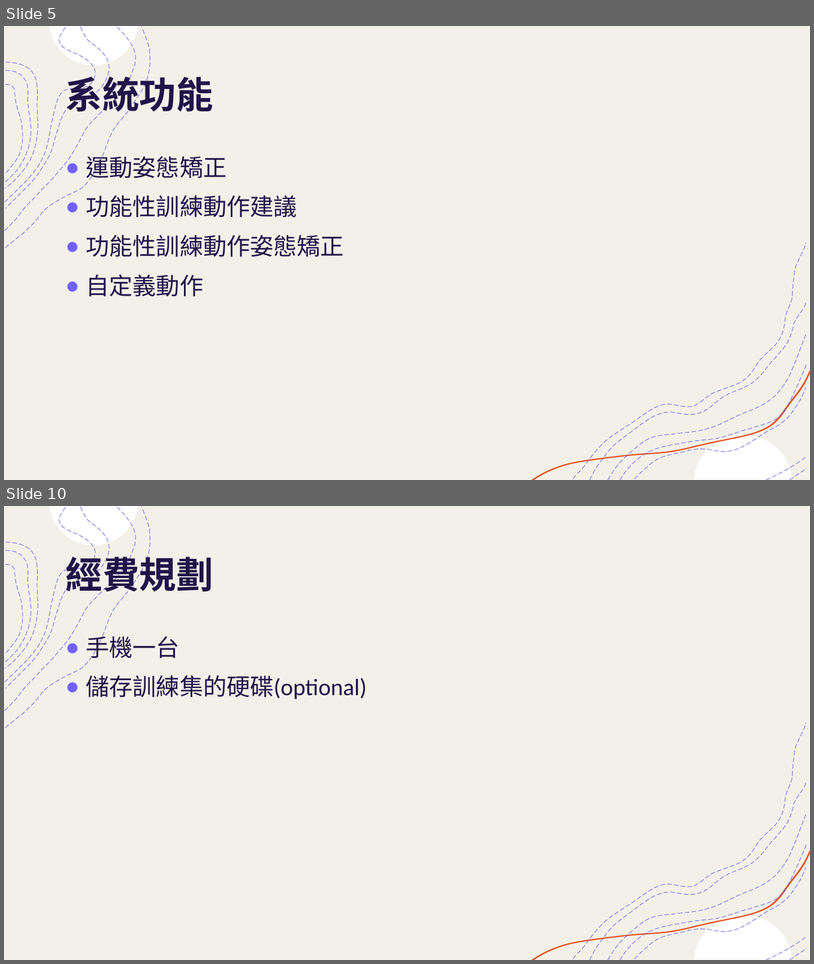
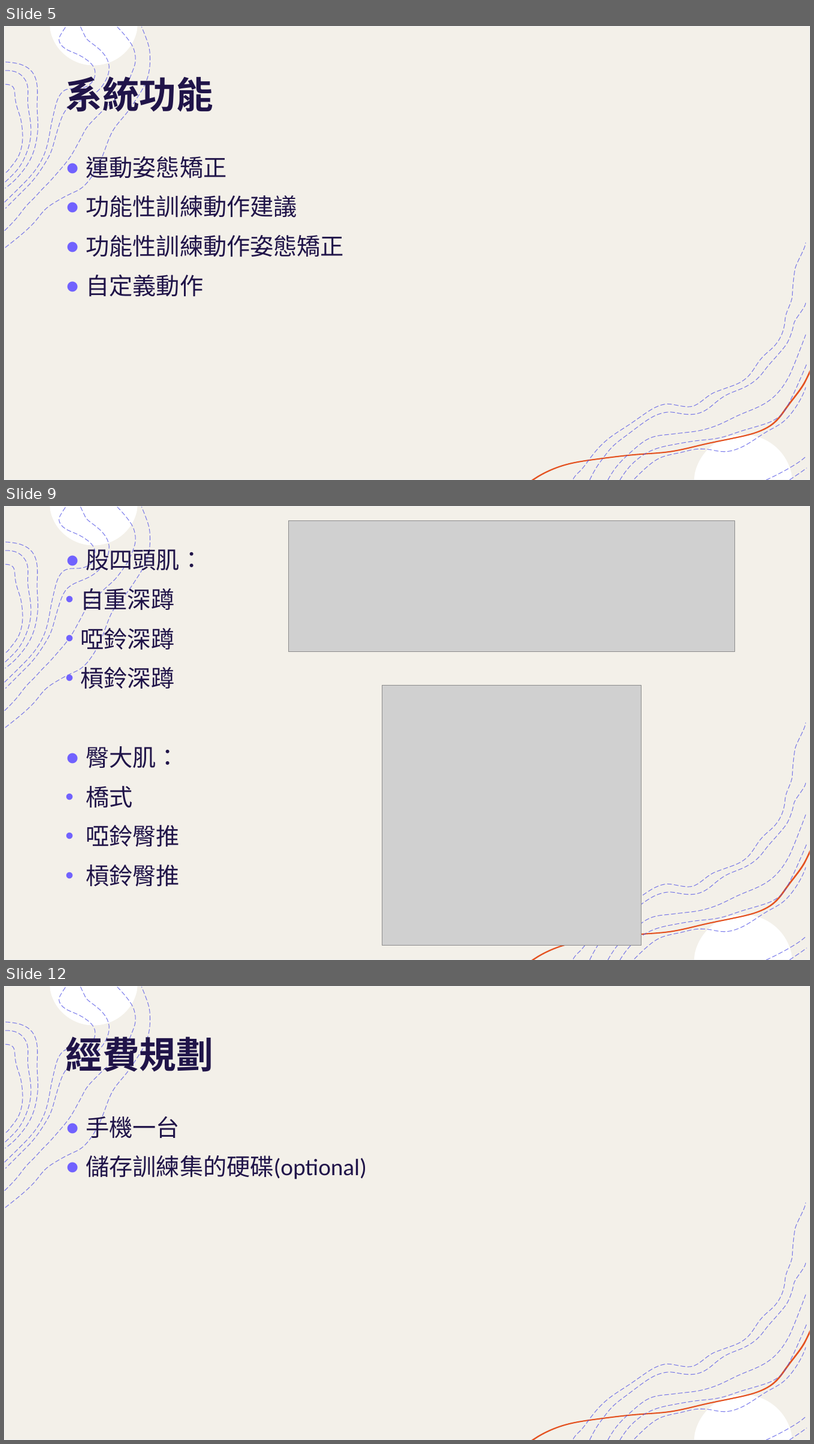
Before and after one commit to mizulun/seatpose-system, a slide deck: 提升運動表現輔助系統.pptx. Shown one above the other, each under a label of ours: slides 5 and 10 before the commit, slides 5, 9 and 12 after it; the slides between them are not shown. The pictures are 814x964 and 814x1444 pixels, drawn with LibreOffice and Linux fonts; fonts in the diff are those of the drawing; grey boxes stand for pictures. Boxes give left, top, right and bottom in pixels: in the first picture for what was removed or moved away, otherwise in the second. Text is boxed around its words. In the diff, an @@ line names an element or a change of style, - is before the commit and + after.

```diff
--- a/提升運動表現輔助系統.pptx
+++ b/提升運動表現輔助系統.pptx
@@ slide 9 added at (x1=4, y1=506, x2=810, y2=960), background #FFFFFF; not listed: 18 template elements that a slide beside it also shows @@
@@ picture added at (x1=289, y1=520, x2=735, y2=652) @@
@@ text added at (x1=81, y1=544, x2=203, y2=886), 28 pt, text #201449 @@
+● 股四頭肌：
+• 自重深蹲
+• 啞鈴深蹲
+• 槓鈴深蹲
+● 臀大肌：
+• 橋式
+• 啞鈴臀推
+• 槓鈴臀推
@@ picture added at (x1=382, y1=685, x2=642, y2=945) @@
@@ what was slide 10 is now slide 12 @@
```
Also in this commit, not shown: 6 slides changed, 1 other slide added.
